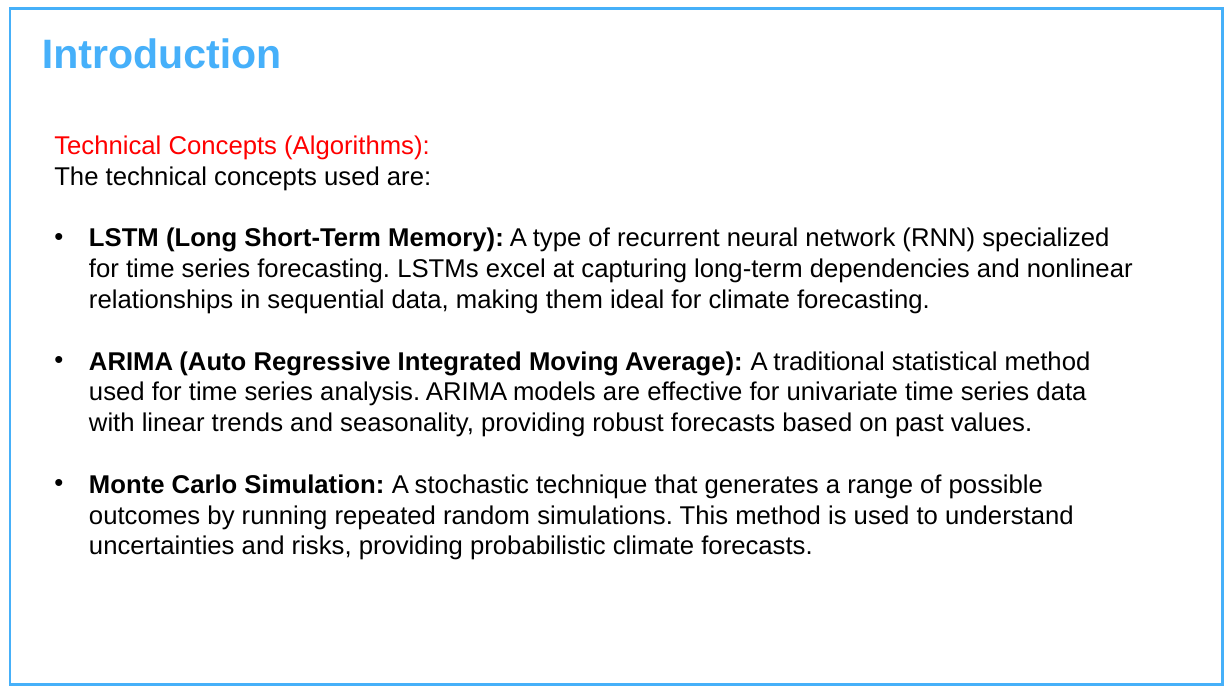
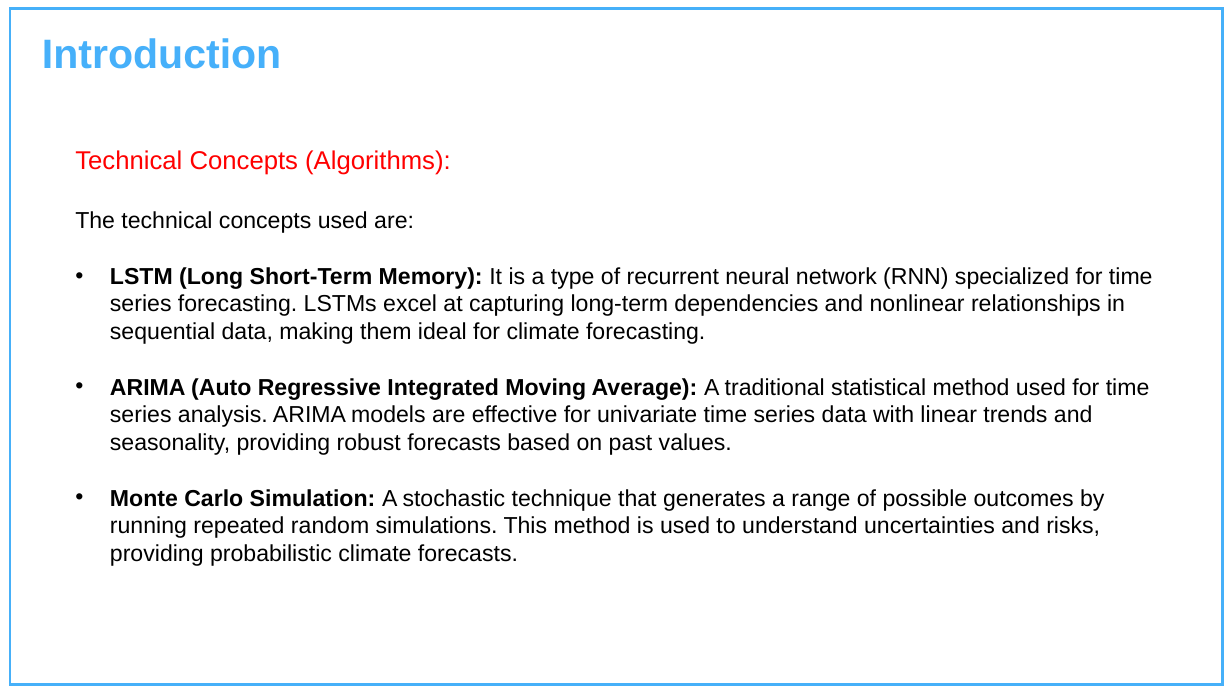
Before and after one commit to Charu-2718/AdaptiPlan, a slide deck: slide 3 of Project Presentation Template.pptx. Drawn at 1232x693 pixels with LibreOffice and Linux fonts; fonts in the diff are those of the drawing; background and template pictures are left out. Boxes give left, top, right and bottom in pixels: in the first picture for what was removed or moved away, otherwise in the second. Text is boxed around its words. In the diff, an @@ line names an element or a change of style, - is before the commit and + after.

```diff
--- a/Project Presentation Template.pptx
+++ b/Project Presentation Template.pptx
@@ text "Technical Concepts (Algorithms):" moved from (x1=54, y1=135, x2=1133, y2=560) to (x1=75, y1=150, x2=1153, y2=566) @@
@@ text at (x1=75, y1=211, x2=1150, y2=566): size 20 to 18 pt in "The technical concepts used are:", "ARIMA (Auto Regressive Integrated Moving Average): A ...", "Monte Carlo Simulation: A stochastic technique that ..." @@
@@ text at (x1=110, y1=267, x2=1153, y2=344): text changed; size 20 to 18 pt @@
-• LSTM (Long Short-Term Memory): A type of recurrent neural network (RNN) specialized for time series forecasting. LSTMs excel at capturing long-term dependencies and nonlinear relationships in sequential data, making them ideal for climate forecasting.
+• LSTM (Long Short-Term Memory): It is a type of recurrent neural network (RNN) specialized for time series forecasting. LSTMs excel at capturing long-term dependencies and nonlinear relationships in sequential data, making them ideal for climate forecasting.
```
Also in this commit, not shown: 3 other slides changed, 2 slides added, 1 other file.
